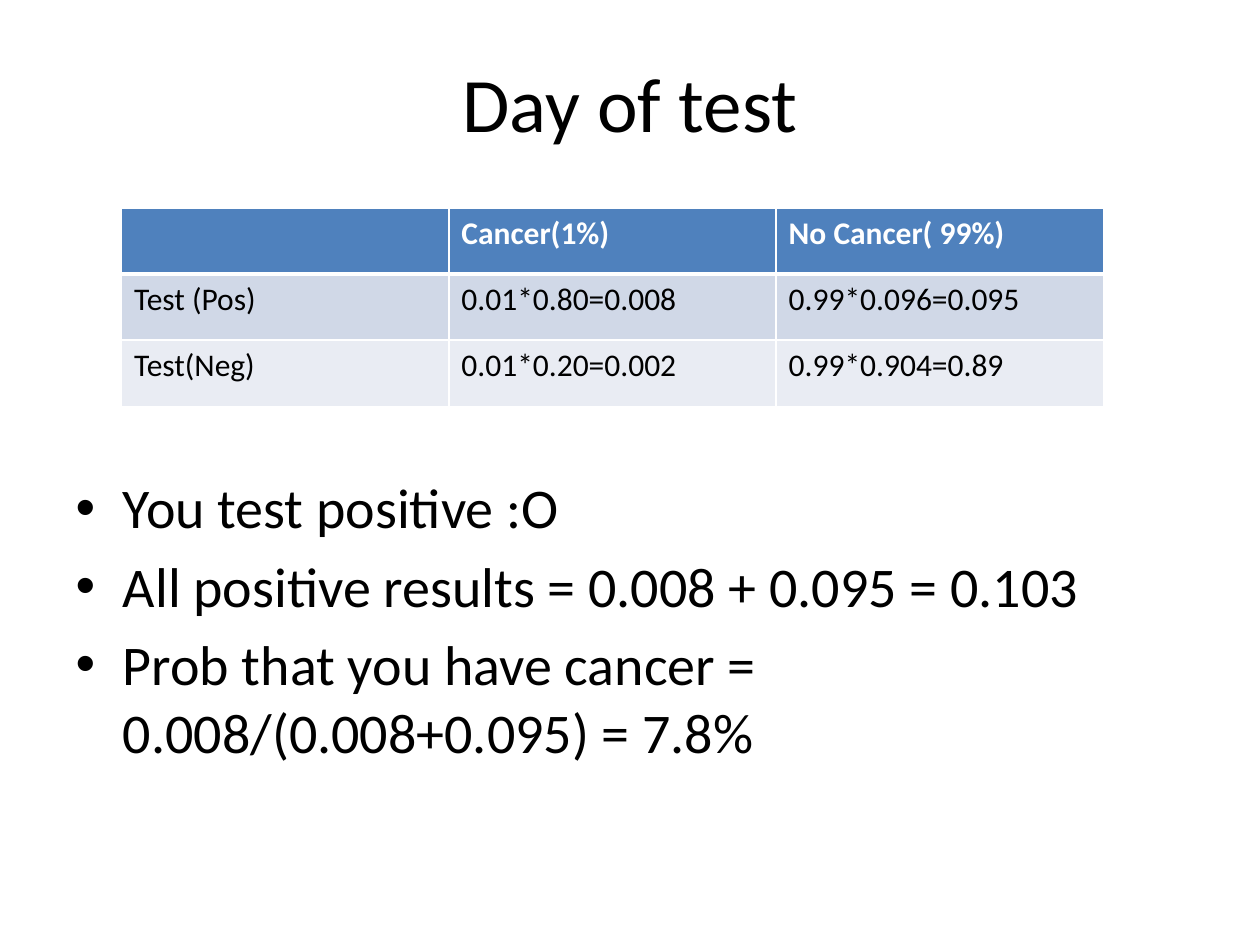
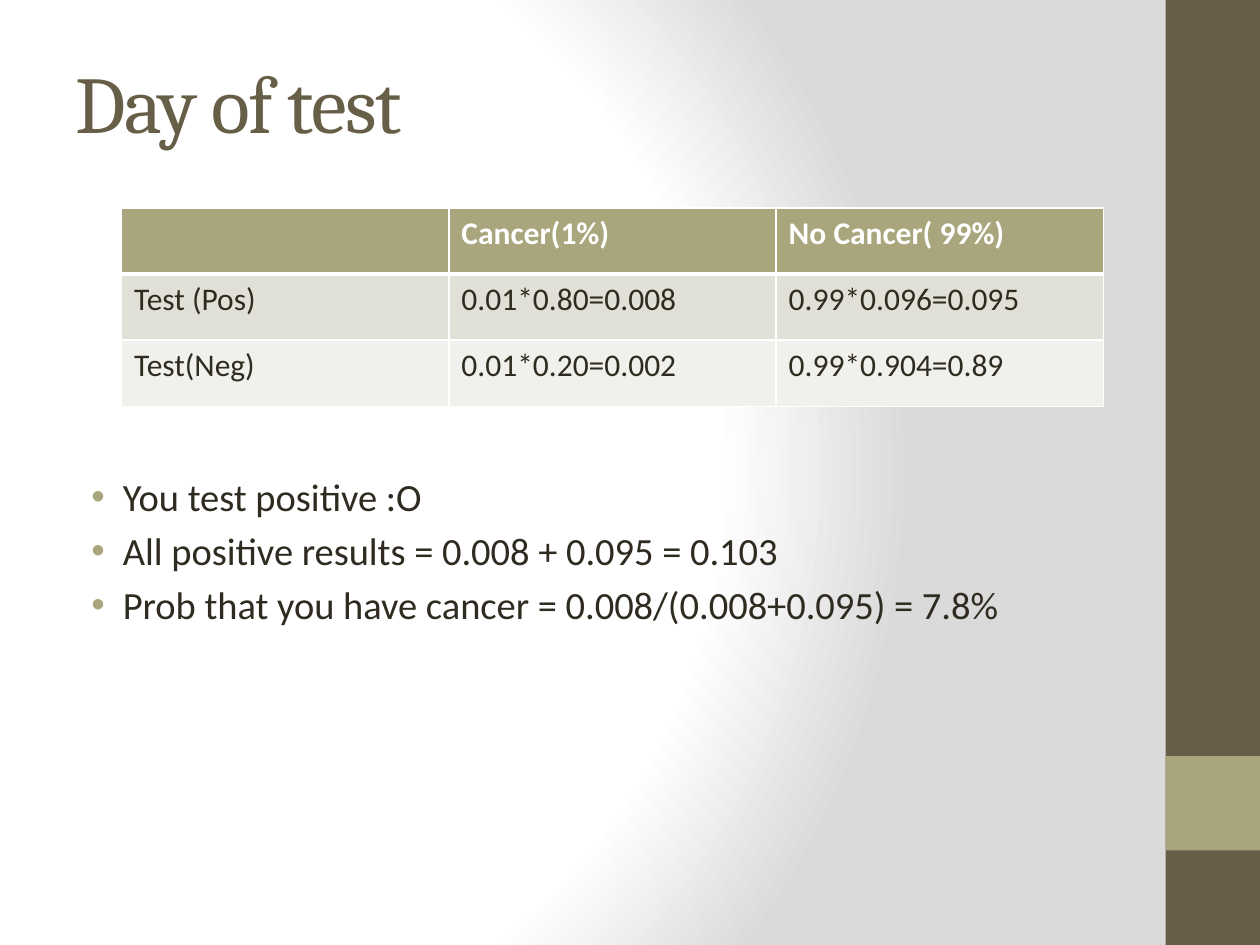
Before and after one commit to NahimNasser/django-unchained, a slide deck: slide 10 of 3-NLTK/Presentation.pptx. Drawn at 1260x945 pixels with LibreOffice and Linux fonts; fonts in the diff are those of the drawing. Boxes give left, top, right and bottom in pixels: in the first picture for what was removed or moved away, otherwise in the second. Text is boxed around its words. In the diff, an @@ line names an element or a change of style, - is before the commit and + after.

```diff
--- a/3-NLTK/Presentation.pptx
+++ b/3-NLTK/Presentation.pptx
@@ background #FFFFFF to gradient #FFFFFF to #DADADA @@
@@ title "Day of test" at (x1=76, y1=76, x2=401, y2=151): size 44 to 46 pt, font Calibri to Cambria, text colour #000000 to #675E47, letter spacing 0 to -1 pt; alignment centre to left @@
@@ rectangle added at (x1=1166, y1=0, x2=1260, y2=945), fill #675E47 @@
@@ table at (x1=122, y1=208, x2=1105, y2=406) @@
@@ fill #4F81BD to #A9A57C in row 1 @@
@@ fill #D0D8E8 to #E2E1D7 in row 2 @@
@@ fill #E9EDF4 to #F1F0EC in row 3 @@
@@ text colour #000000 to #2F2B20 in "Test (Pos)", "0.01*0.80=0.008", "0.99*0.096=0.095", "Test(Neg)" and 2 more places @@
@@ text "You test positive :O" at (x1=123, y1=484, x2=998, y2=626): size 32 to 22 pt, text colour #000000 to #2F2B20; indent changed; less space between paragraphs @@
@@ rectangle added at (x1=1166, y1=756, x2=1260, y2=850), fill #A9A57C @@
```
Also in this commit, not shown: 11 other slides changed, 2 other files.
